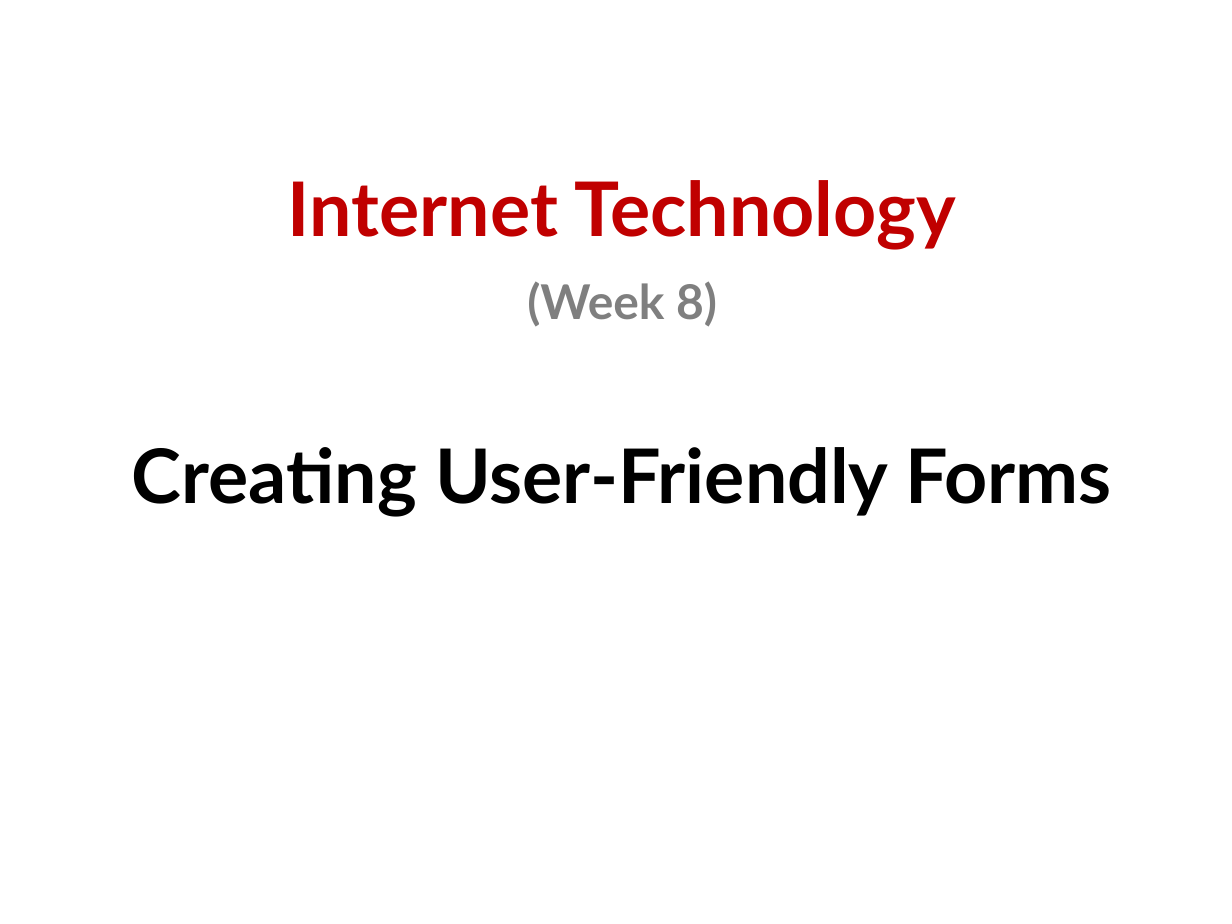
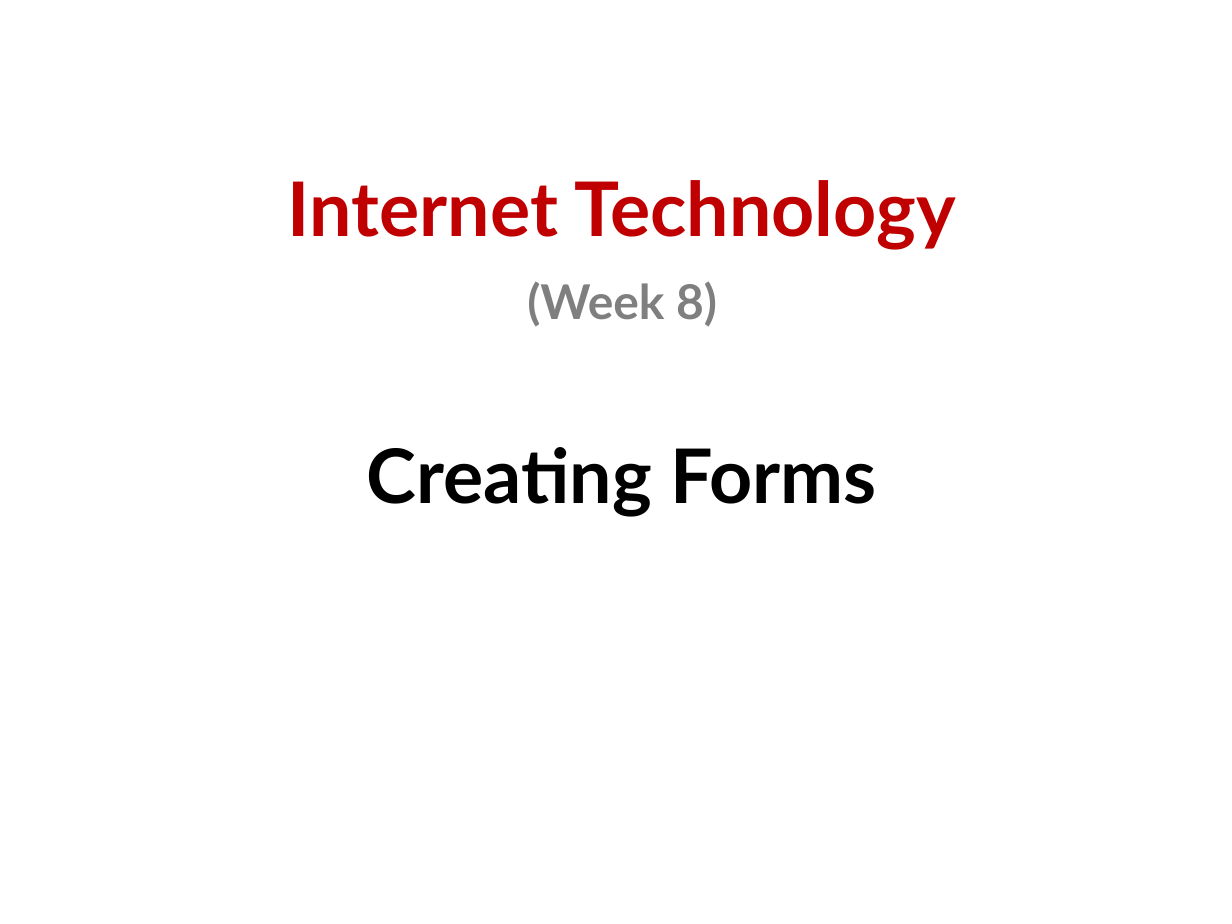
Before and after one commit to joeappleton18/cda400, a slide deck: slide 1 of sessions/week8/slides.pptx. Drawn at 1232x924 pixels with LibreOffice and Linux fonts; fonts in the diff are those of the drawing. Boxes give left, top, right and bottom in pixels: in the first picture for what was removed or moved away, otherwise in the second. Text is boxed around its words. In the diff, an @@ line names an element or a change of style, - is before the commit and + after.

```diff
--- a/sessions/week8/slides.pptx
+++ b/sessions/week8/slides.pptx
@@ text at (367, 447, 877, 516): text changed @@
-Creating User-Friendly Forms
+Creating Forms
```
Also in this commit, not shown: 2 other slides changed, 4 slides added, 8 other files.
